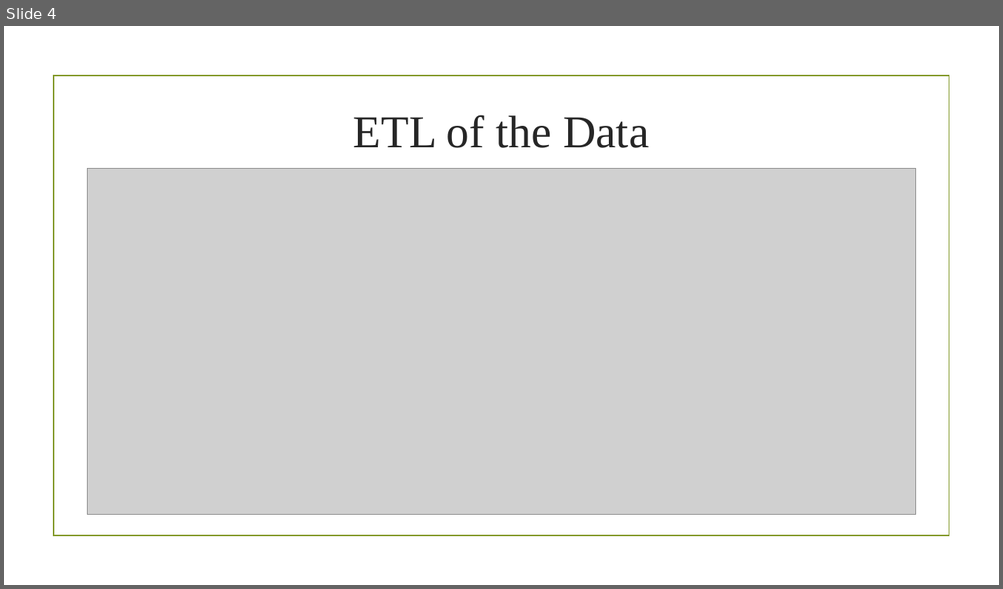
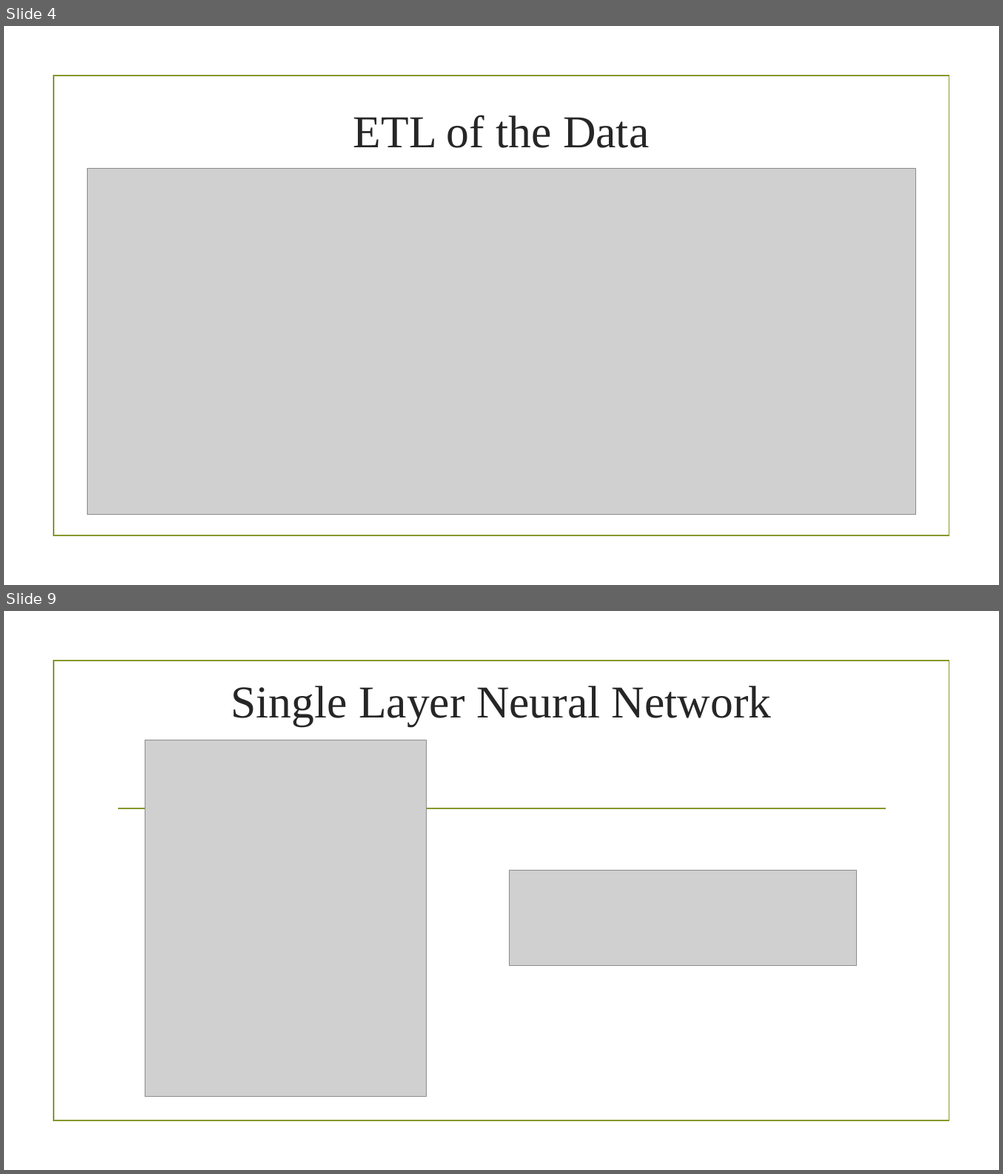
Before and after one commit to zhr47/Final_Project, a slide deck: Presentation1.pptx. Shown one above the other, each under a label of ours: slide 4 before the commit, slides 4 and 9 after it; the slides between them are not shown. The pictures are 1003x589 and 1003x1174 pixels, drawn with LibreOffice and Linux fonts; fonts in the diff are those of the drawing; grey boxes stand for pictures; background and template pictures are left out. Boxes give left, top, right and bottom in pixels: in the first picture for what was removed or moved away, otherwise in the second. Text is boxed around its words. In the diff, an @@ line names an element or a change of style, - is before the commit and + after.

```diff
--- a/Presentation1.pptx
+++ b/Presentation1.pptx
@@ slide 9 added at (4,611,999,1170), background picture (left out); not listed: 1 template element that a slide beside it also shows @@
@@ title added at (230,686,771,726), 44 pt, text #262626 @@
+Single Layer Neural Network
@@ picture added at (145,740,427,1097) @@
@@ line added from (118, 809) to (885, 809), #83992A 1.25 pt @@
@@ picture added at (509,871,856,966) @@
```
Also in this commit, not shown: 2 slides changed, 5 other slides added, 1 slide removed, 7 other files.
